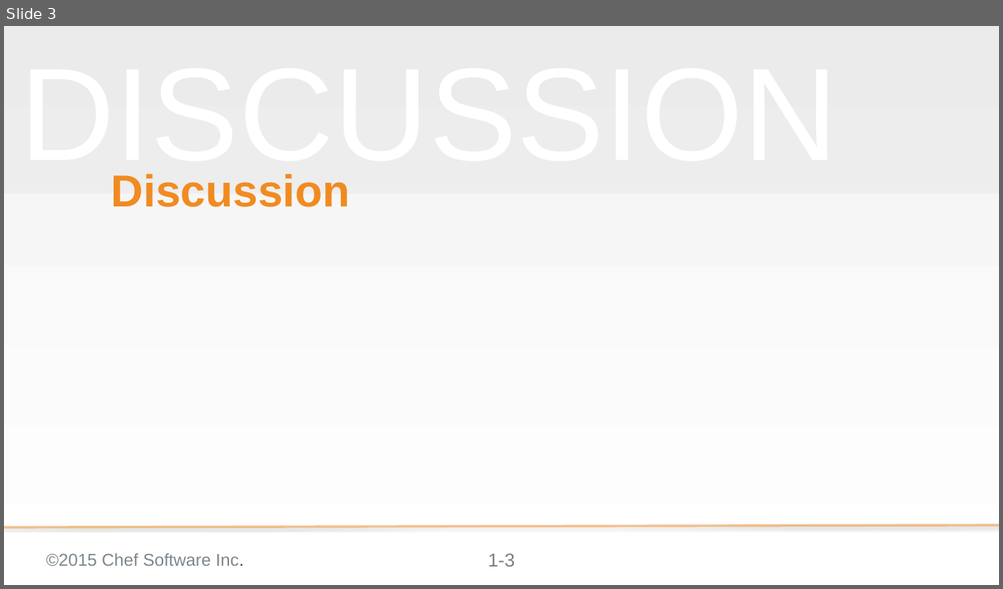
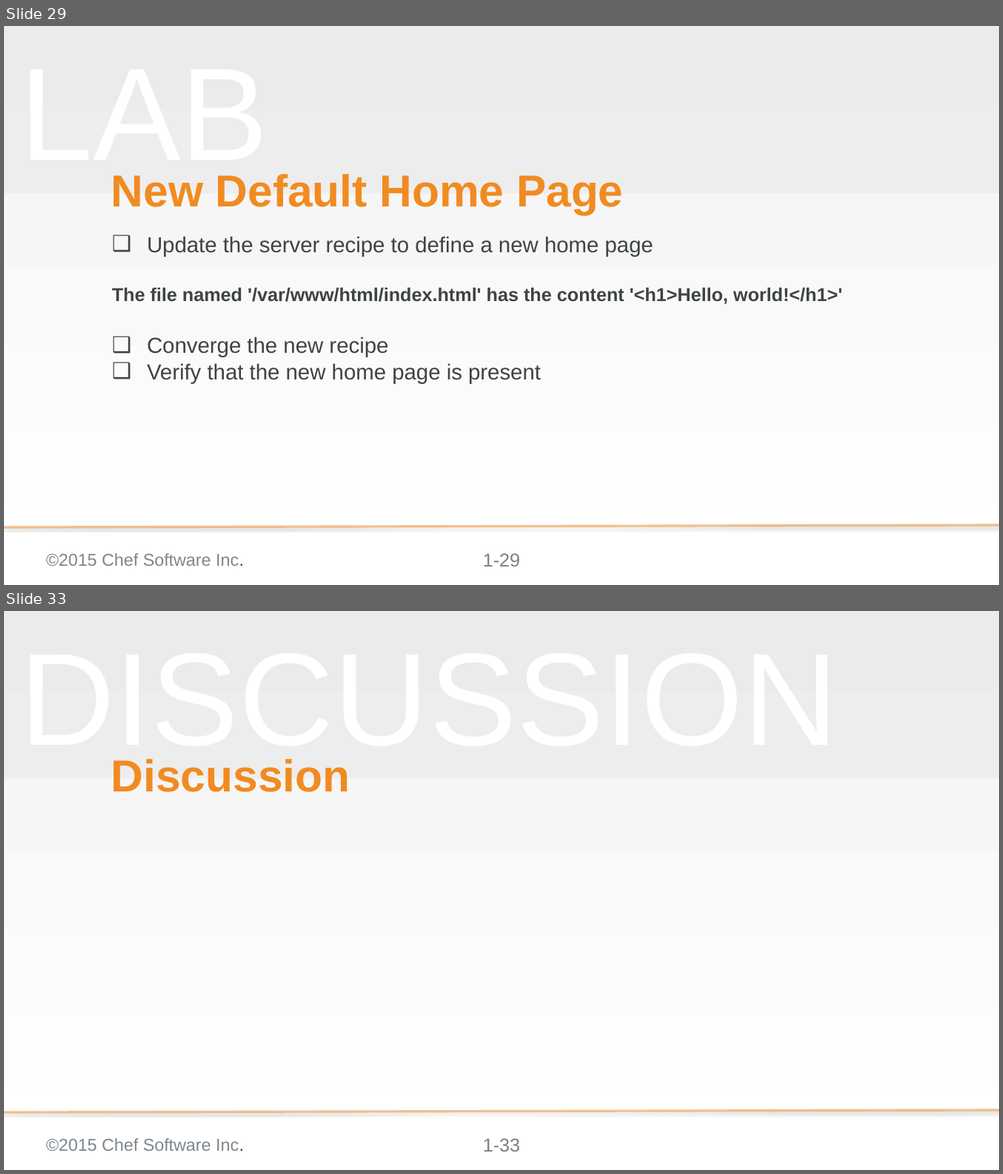
Before and after one commit to nathenharvey/chef-essentials, a slide deck: 03-Cookbooks-windows.pptx. Shown one above the other, each under a label of ours: slide 3 before the commit, slides 29 and 33 after it; the slides between them are not shown. The pictures are 1003x589 and 1003x1174 pixels, drawn with LibreOffice and Linux fonts; fonts in the diff are those of the drawing; background and template pictures are left out. Boxes give left, top, right and bottom in pixels: in the first picture for what was removed or moved away, otherwise in the second. Text is boxed around its words. In the diff, an @@ line names an element or a change of style, - is before the commit and + after.

```diff
--- a/03-Cookbooks-windows.pptx
+++ b/03-Cookbooks-windows.pptx
@@ slide 29 added at [4, 26, 999, 585], background gradient #F2F2F2 to #FFFFFF; not listed: 4 template elements that a slide beside it also shows @@
@@ text added at [20, 175, 268, 183], 169.3 pt, text #F2F2F2 at 50% opacity @@
+LAB
@@ title added at [111, 174, 623, 215], 57.6 pt, text #F18B21, bold @@
+New Default Home Page
@@ subtitle added at [112, 236, 842, 383], 28 pt, text #3E4346 @@
+❑ Update the server recipe to define a new home page
+The file named '/var/www/html/index.html' has the content '<h1>Hello, world!</h1>'
+❑ Converge the new recipe
+❑ Verify that the new home page is present
@@ what was slide 3 is now slide 33 @@
@@ page number at [483, 1139, 520, 1152]: text changed @@
-1-3
+1-33
```
Also in this commit, not shown: 1 slide changed, 29 other slides added.
